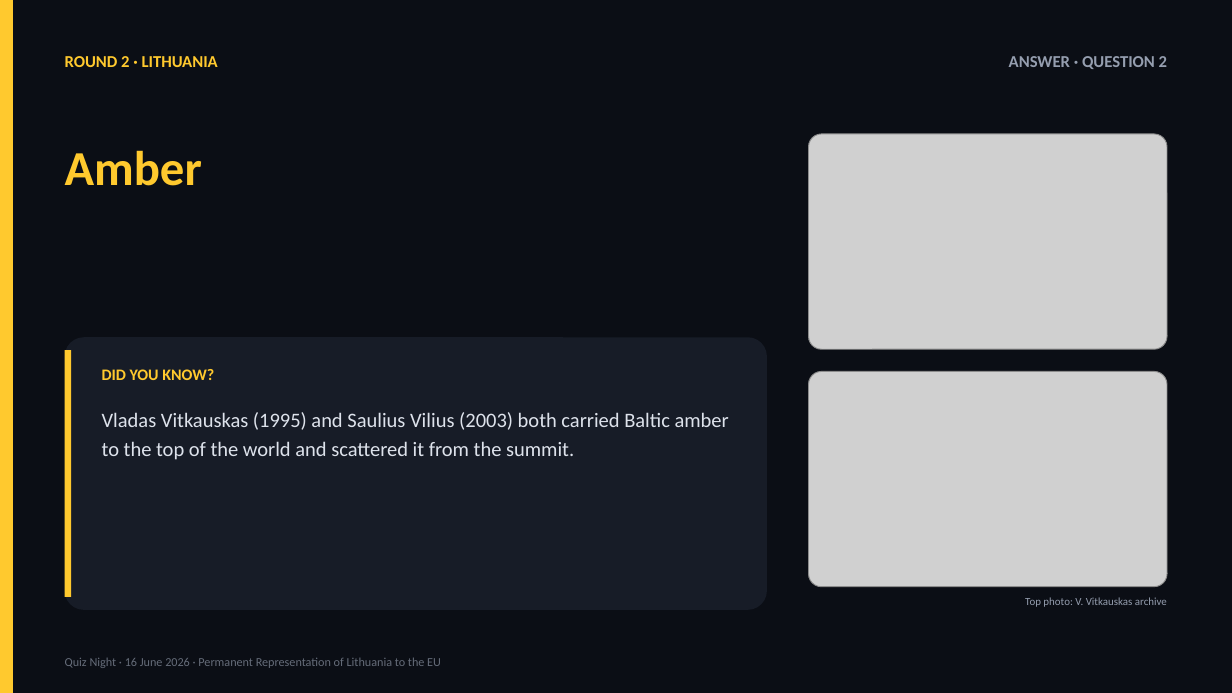
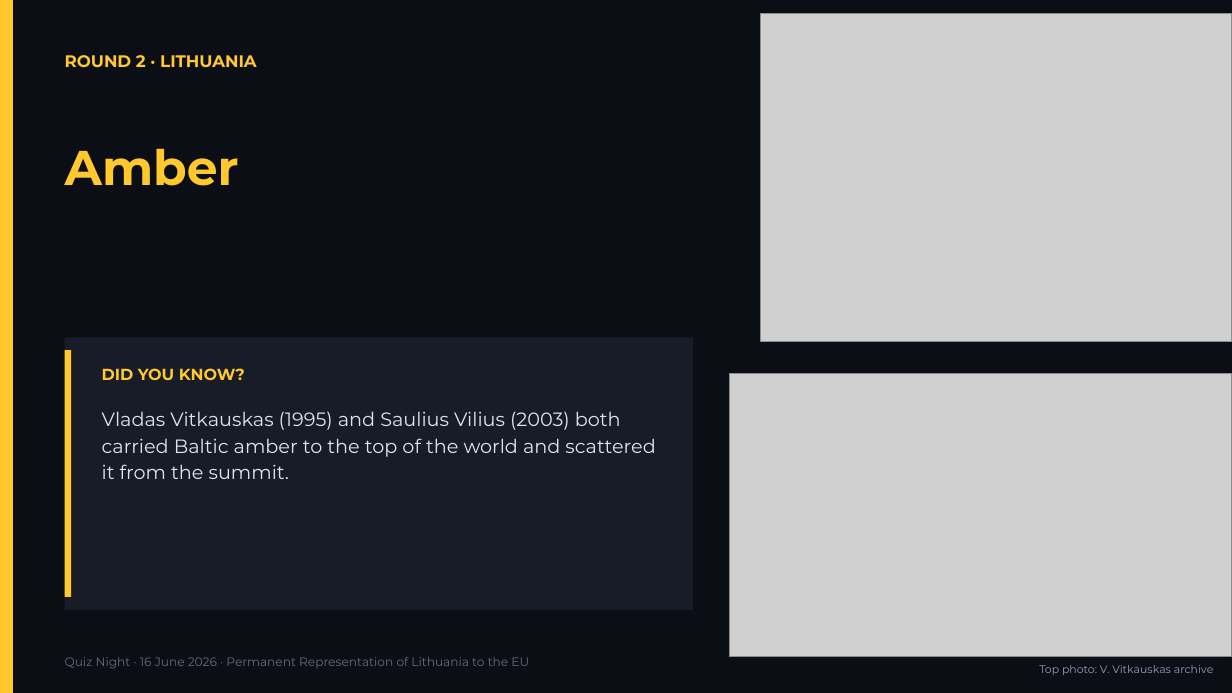
Before and after one commit to splice11/protmusis, a slide deck: slide 20 of Quiz_Night_2026-06-16.pptx. Drawn at 1232x693 pixels with LibreOffice and Linux fonts; fonts in the diff are those of the drawing; grey boxes stand for pictures. Boxes give left, top, right and bottom in pixels: in the first picture for what was removed or moved away, otherwise in the second. Text is boxed around its words. In the diff, an @@ line names an element or a change of style, - is before the commit and + after.

```diff
--- a/Quiz_Night_2026-06-16.pptx
+++ b/Quiz_Night_2026-06-16.pptx
@@ picture: place and size @@
-picture at [809,134,1167,349]
+picture at [761,14,1232,342]
@@ text removed at [1009,56,1167,69] @@
-ANSWER · QUESTION 2
@@ rounded rectangle removed at [65,337,767,610] @@
@@ rectangle added at [65,337,693,610], fill #171C27 @@
@@ picture: place and size @@
-picture at [809,372,1167,587]
+picture at [730,374,1232,657]
@@ text "Vladas Vitkauskas (1995) and Saulius ..." at [102,411,655,479]: size 16 to 15 pt, font Calibri to Montserrat @@
@@ font Calibri to Montserrat in 5 elements at [65,657,529,668], [65,55,257,68], [65,148,239,186], [102,368,245,380], [1039,665,1213,675] @@
@@ text "Top photo: V. Vitkauskas archive": place and size @@
-text "Top photo: V. Vitkauskas archive" at [1025,597,1167,607]
+text "Top photo: V. Vitkauskas archive" at [1039,665,1213,675]
```
Also in this commit, not shown: 48 other slides changed, 44 other files.
